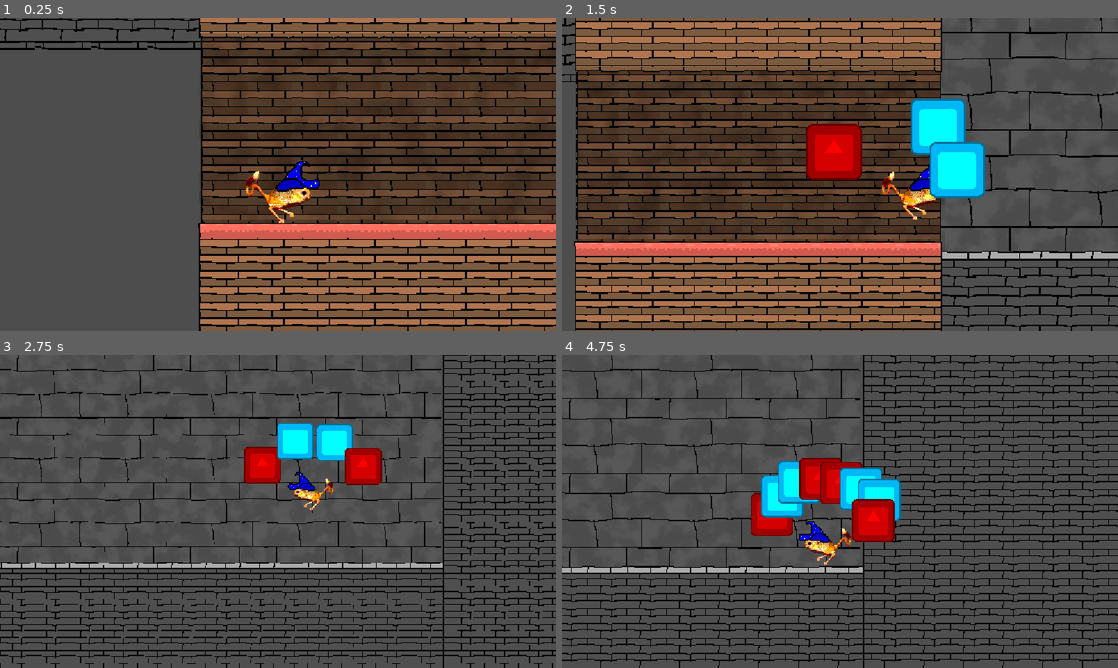
Above: before the commit, frames 1-4 (two rows, left to right).
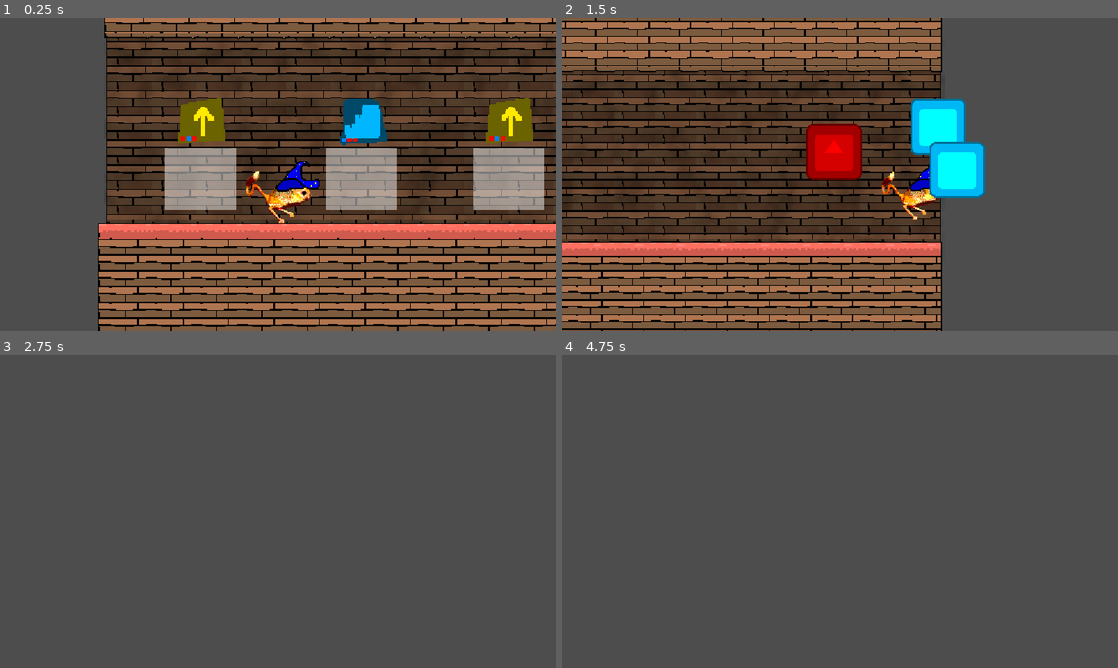
Above: after the commit, the same moments.

Repository: Kaplin86/magical-jerboa
Game: Godot game, scene res://scenes/main.tscn
Same seed, same stepped clock (60 frames per second), same inputs: the game is played once before the commit and once after it. The engine's default icon, where the game draws it, is replaced by a stand-in: a white triangle on a blue panel in a dark square.
Inputs (mouse positions are in pixels of both pictures, inside the frame that each line leads up to):
- Up to frame 1 (0.25 s): no input
- Up to frame 2 (1.5 s): tap Enter at 0.5 s; move the mouse to (962, 158) at 0.52 s; hold Right (right) from 0.53 s (still down); tap Q (a) at 0.6 s; click (962, 158) at 0.67 s; tap W (up) at 0.77, 1.07 s; tap E (b) at 0.8, 1.35 s; move the mouse to (728, 190) at 1.27 s
- Up to frame 3 (2.75 s): tap W (up) at 1.52, 1.55, 1.82, 2.1 s; move the mouse to (333, 442) at 2.02 s; release Right (right) at 2.03 s; hold Left (left) from 2.03 s (still down); tap Q (a) at 2.3 s
- Up to frame 4 (4.75 s): move the mouse to (812, 574) at 2.77 s; release Left (left) at 2.78 s; hold Right (right) 2.78-4.28 s; tap Q (a) at 2.85, 4.55 s; click (812, 574) at 2.92 s; tap W (up) at 3.02, 3.32, 3.77, 3.8, 4.07, 4.52 s; tap E (b) at 3.05, 3.6 s; move the mouse to (1006, 558) at 3.52 s; move the mouse to (673, 464) at 4.27 s; hold Left (left) from 4.28 s (still down); tap Alt at 4.35 s

The runs differ from the first frame. In frame 1, 32% of the frame differs, in the area x 0-100%, y 0-100%; in frame 2, 12%; in frame 3, 16%; in frame 4, 19%.

Commit message:
upgrade loop

Diff:
--- a/project.godot
+++ b/project.godot
@@ -14,6 +14,10 @@
 run/main_scene="uid://qncvxxlewi13"
 config/features=PackedStringArray("4.7", "Forward Plus")
 config/icon="res://icon.svg"
+
+[autoload]
+
+GlobalVars="*uid://cx5br6cijwego"
 
 [display]
 
--- a/scenes/inbetween_room.tscn
+++ b/scenes/inbetween_room.tscn
@@ -1,8 +1,11 @@
 [gd_scene format=3 uid="uid://bwocctxqtkuur"]
 
 [ext_resource type="Texture2D" uid="uid://48i25xi4mnf2" path="res://art/wood.png" id="1_hopku"]
+[ext_resource type="Script" uid="uid://pfwmukvnm1up" path="res://scripts/inbetween_room.gd" id="1_rk65x"]
 [ext_resource type="Texture2D" uid="uid://cpx5gkeslh2fr" path="res://art/carpetwood.png" id="2_8vh44"]
 [ext_resource type="Script" uid="uid://cpb23m2i0m2f8" path="res://scripts/zoomTrigger.gd" id="3_8vh44"]
+[ext_resource type="Texture2D" uid="uid://durtom8k3geb7" path="res://art/upgrade/bigboost.png" id="5_fbsnd"]
+[ext_resource type="Script" uid="uid://bqyjespqtf1po" path="res://scripts/upgradeUnlocker.gd" id="5_jriq3"]
 
 [sub_resource type="Gradient" id="Gradient_62yky"]
 offsets = PackedFloat32Array(0, 0.448, 1)
@@ -17,16 +20,24 @@
 seamless = true
 
 [sub_resource type="RectangleShape2D" id="RectangleShape2D_4kxuq"]
-size = Vector2(843.5, 431)
+size = Vector2(1055, 431)
 
 [sub_resource type="RectangleShape2D" id="RectangleShape2D_rk65x"]
 size = Vector2(43, 402)
 
-[node name="InbetweenRoom" type="Node2D" unique_id=142929678]
+[sub_resource type="RectangleShape2D" id="RectangleShape2D_mti6b"]
+size = Vector2(49, 412)
+
+[sub_resource type="RectangleShape2D" id="RectangleShape2D_mm1bc"]
+size = Vector2(173, 173)
+
+[node name="InbetweenRoom" type="Node2D" unique_id=142929678 node_paths=PackedStringArray("itemAreas")]
+script = ExtResource("1_rk65x")
+itemAreas = [NodePath("Area2D3"), NodePath("Area2D4"), NodePath("Area2D5")]
 
 [node name="NinePatchRect" type="NinePatchRect" parent="." unique_id=971323436]
 self_modulate = Color(0.6536162, 0.6536162, 0.6536162, 1)
-offset_left = -417.0
+offset_left = -619.0
 offset_top = -238.0
 offset_right = 437.0
 offset_bottom = 190.0
@@ -50,7 +61,7 @@
 stretch_mode = 1
 
 [node name="NinePatchRect2" type="NinePatchRect" parent="." unique_id=967874731]
-offset_left = -421.0
+offset_left = -635.0
 offset_top = 182.0
 offset_right = 436.0
 offset_bottom = 2509.0
@@ -64,7 +75,7 @@
 axis_stretch_vertical = 1
 
 [node name="NinePatchRect3" type="NinePatchRect" parent="." unique_id=410349252]
-offset_left = -421.0
+offset_left = -623.0
 offset_top = -2532.0
 offset_right = 436.0
 offset_bottom = -205.0
@@ -77,21 +88,24 @@
 axis_stretch_horizontal = 1
 axis_stretch_vertical = 1
 
-[node name="Marker2D" type="Marker2D" parent="." unique_id=1863257967]
+[node name="Exit" type="Marker2D" parent="." unique_id=1863257967]
 position = Vector2(427, -25)
 
+[node name="Entry" type="Marker2D" parent="." unique_id=2081034458]
+position = Vector2(-617, -25)
+
 [node name="StaticBody2D" type="StaticBody2D" parent="." unique_id=423370055]
 
 [node name="CollisionShape2D" type="CollisionShape2D" parent="StaticBody2D" unique_id=362338044]
-position = Vector2(4.25, 400.5)
+position = Vector2(-101.5, 400.5)
 shape = SubResource("RectangleShape2D_4kxuq")
 
 [node name="CollisionShape2D2" type="CollisionShape2D" parent="StaticBody2D" unique_id=644645259]
-position = Vector2(5, -429)
+position = Vector2(-95, -429)
 shape = SubResource("RectangleShape2D_4kxuq")
 
 [node name="Area2D" type="Area2D" parent="." unique_id=393896473]
-position = Vector2(-393, -16)
+position = Vector2(-609, -16)
 script = ExtResource("3_8vh44")
 zoom = 1.5
 
@@ -106,7 +120,138 @@
 [node name="CollisionShape2D" type="CollisionShape2D" parent="Area2D2" unique_id=300450775]
 shape = SubResource("RectangleShape2D_rk65x")
 
+[node name="ColorRect" type="ColorRect" parent="." unique_id=1157905201]
+offset_left = 389.0
+offset_top = -210.0
+offset_right = 429.0
+offset_bottom = 186.0
+color = Color(0.30938512, 0.30938518, 0.30938515, 1)
+
+[node name="ColorRect" type="ColorRect" parent="ColorRect" unique_id=2122950861]
+layout_mode = 0
+offset_left = 42.0
+offset_top = -946.0
+offset_right = 641.0
+offset_bottom = 1634.0
+color = Color(0, 0, 0, 1)
+
+[node name="StaticBody2D" type="StaticBody2D" parent="ColorRect" unique_id=795384678]
+
+[node name="CollisionShape2D" type="CollisionShape2D" parent="ColorRect/StaticBody2D" unique_id=1789499841]
+position = Vector2(14.5, 196)
+shape = SubResource("RectangleShape2D_mti6b")
+
+[node name="Area2D3" type="Area2D" parent="." unique_id=1834490150]
+position = Vector2(-413, 61)
+script = ExtResource("5_jriq3")
+
+[node name="CollisionShape2D" type="CollisionShape2D" parent="Area2D3" unique_id=138353706]
+position = Vector2(1, 0)
+shape = SubResource("RectangleShape2D_mm1bc")
+
+[node name="Sprite2D" type="Sprite2D" parent="Area2D3" unique_id=384508750]
+position = Vector2(4, -91)
+scale = Vector2(3.0082078, 3.0082078)
+texture = ExtResource("5_fbsnd")
+
+[node name="ColorRect" type="ColorRect" parent="Area2D3" unique_id=874258524]
+offset_left = -77.0
+offset_top = -37.0
+offset_right = 74.0
+offset_bottom = 95.0
+color = Color(1, 1, 1, 0.47843137)
+
+[node name="Area2D4" type="Area2D" parent="." unique_id=1674118213]
+position = Vector2(-72, 61)
+script = ExtResource("5_jriq3")
+upgrade = 1
+
+[node name="CollisionShape2D" type="CollisionShape2D" parent="Area2D4" unique_id=1920398761]
+position = Vector2(1, 0)
+shape = SubResource("RectangleShape2D_mm1bc")
+
+[node name="Sprite2D" type="Sprite2D" parent="Area2D4" unique_id=28585660]
+position = Vector2(4, -91)
+scale = Vector2(3.0082078, 3.0082078)
+texture = ExtResource("5_fbsnd")
+
+[node name="ColorRect" type="ColorRect" parent="Area2D4" unique_id=1342452982]
+offset_left = -77.0
+offset_top = -37.0
+offset_right = 74.0
+offset_bottom = 95.0
+color = Color(1, 1, 1, 0.47843137)
+
+[node name="Area2D5" type="Area2D" parent="." unique_id=1788875466]
+position = Vector2(241, 61)
+script = ExtResource("5_jriq3")
+
+[node name="CollisionShape2D" type="CollisionShape2D" parent="Area2D5" unique_id=313012310]
+position = Vector2(1, 0)
+shape = SubResource("RectangleShape2D_mm1bc")
+
+[node name="Sprite2D" type="Sprite2D" parent="Area2D5" unique_id=1438903522]
+position = Vector2(4, -91)
+scale = Vector2(3.0082078, 3.0082078)
+texture = ExtResource("5_fbsnd")
+
+[node name="ColorRect" type="ColorRect" parent="Area2D5" unique_id=951431009]
+offset_left = -77.0
+offset_top = -37.0
+offset_right = 74.0
+offset_bottom = 95.0
+color = Color(1, 1, 1, 0.47843137)
+
+[node name="CanvasLayer" type="CanvasLayer" parent="." unique_id=529407810]
+
+[node name="Name" type="Label" parent="CanvasLayer" unique_id=1739634364]
+anchors_preset = 14
+anchor_top = 0.5
+anchor_right = 1.0
+anchor_bottom = 0.5
+offset_top = -266.0
+offset_bottom = -243.0
+grow_horizontal = 2
+grow_vertical = 2
+theme_override_colors/font_color = Color(1, 1, 1, 1)
+theme_override_colors/font_outline_color = Color(0, 0, 0, 1)
+theme_override_constants/outline_size = 18
+theme_override_font_sizes/font_size = 64
+text = "Stairwell"
+horizontal_alignment = 1
+
+[node name="Desc" type="Label" parent="CanvasLayer" unique_id=539568079]
+anchors_preset = 14
+anchor_top = 0.5
+anchor_right = 1.0
+anchor_bottom = 0.5
+offset_top = -216.0
+offset_bottom = -171.0
+grow_horizontal = 2
+grow_vertical = 2
+theme_override_colors/font_outline_color = Color(0, 0, 0, 1)
+theme_override_constants/outline_size = 18
+theme_override_font_sizes/font_size = 32
+text = "[A,B,A] Propels you high into the air!"
+horizontal_alignment = 1
+
+[node name="ToGet" type="Label" parent="CanvasLayer" unique_id=127547440]
+anchors_preset = 14
+anchor_top = 0.5
+anchor_right = 1.0
+anchor_bottom = 0.5
+offset_top = -164.0
+offset_bottom = -141.0
+grow_horizontal = 2
+grow_vertical = 2
+theme_override_constants/outline_size = 18
+text = "Press [UP] to get"
+horizontal_alignment = 1
+
 [connection signal="area_entered" from="Area2D" to="Area2D" method="_on_area_entered"]
 [connection signal="body_entered" from="Area2D" to="Area2D" method="_on_body_entered"]
 [connection signal="area_entered" from="Area2D2" to="Area2D2" method="_on_area_entered"]
 [connection signal="body_entered" from="Area2D2" to="Area2D2" method="_on_body_entered"]
+[connection signal="chosen" from="Area2D3" to="." method="_onchosen"]
+[connection signal="chosen" from="Area2D4" to="." method="_onchosen"]
+[connection signal="chosen" from="Area2D5" to="." method="_onchosen"]
--- a/scenes/main.tscn
+++ b/scenes/main.tscn
@@ -1,20 +1,18 @@
 [gd_scene format=3 uid="uid://qncvxxlewi13"]
 
-[ext_resource type="PackedScene" uid="uid://bihvc4rrlp2ua" path="res://scenes/rooms/bigJumpRoomOne.tscn" id="1_o5qli"]
 [ext_resource type="PackedScene" uid="uid://djpj3uvtlnmfa" path="res://scenes/player/jerboa.tscn" id="2_sugp2"]
 [ext_resource type="Script" uid="uid://vymndjqb0srr" path="res://scripts/spellManager.gd" id="3_jyhfs"]
 [ext_resource type="PackedScene" uid="uid://bwocctxqtkuur" path="res://scenes/inbetween_room.tscn" id="4_jyhfs"]
 
 [node name="Node2D" type="Node2D" unique_id=1805573875]
 
-[node name="BigJumpRoom" parent="." unique_id=684584116 instance=ExtResource("1_o5qli")]
-position = Vector2(879, 539)
-
 [node name="InbetweenRoom" parent="." unique_id=142929678 instance=ExtResource("4_jyhfs")]
 position = Vector2(-411, 427)
 
 [node name="CharacterBody2D" parent="." unique_id=587312162 instance=ExtResource("2_sugp2")]
 position = Vector2(-661, 433)
+collision_layer = 3
+collision_mask = 3
 
 [node name="Node2D" type="Node2D" parent="." unique_id=173448424 node_paths=PackedStringArray("jerboa")]
 position = Vector2(-661, 433)
--- a/scenes/rooms/bigJumpRoomOne.tscn
+++ b/scenes/rooms/bigJumpRoomOne.tscn
@@ -2,6 +2,7 @@
 
 [ext_resource type="Texture2D" uid="uid://ct0vgv2anombl" path="res://art/graybricks.png" id="1_jrf43"]
 [ext_resource type="Texture2D" uid="uid://bxfxagedwy05l" path="res://art/ninceslice.png" id="2_y45pq"]
+[ext_resource type="Texture2D" uid="uid://bca067w7tmdgu" path="res://art/oneway.png" id="3_38p6l"]
 [ext_resource type="Script" uid="uid://cpb23m2i0m2f8" path="res://scripts/zoomTrigger.gd" id="3_r2y5t"]
 
 [sub_resource type="Gradient" id="Gradient_r2y5t"]
@@ -16,11 +17,17 @@
 color_ramp = SubResource("Gradient_r2y5t")
 seamless = true
 
+[sub_resource type="RectangleShape2D" id="RectangleShape2D_mm1bc"]
+size = Vector2(807, 116)
+
 [sub_resource type="RectangleShape2D" id="RectangleShape2D_4kxuq"]
 size = Vector2(1802, 658)
 
+[sub_resource type="RectangleShape2D" id="RectangleShape2D_38p6l"]
+size = Vector2(6416, 3450)
+
 [sub_resource type="RectangleShape2D" id="RectangleShape2D_y45pq"]
-size = Vector2(1802, 4413)
+size = Vector2(1802, 3132)
 
 [sub_resource type="RectangleShape2D" id="RectangleShape2D_r2y5t"]
 size = Vector2(1802, 3350.5)
@@ -32,8 +39,8 @@
 
 [node name="Graybricks" type="TextureRect" parent="." unique_id=904852811]
 offset_left = -893.0
-offset_top = -3323.0
-offset_right = 898.0
+offset_top = -3673.0
+offset_right = 2697.0
 offset_bottom = 107.0
 texture = ExtResource("1_jrf43")
 stretch_mode = 1
@@ -51,6 +58,9 @@
 [node name="EntrancePoint" type="Marker2D" parent="." unique_id=294045691]
 position = Vector2(-862, -137)
 
+[node name="ExitPoint" type="Marker2D" parent="." unique_id=599026815]
+position = Vector2(2675, -2601)
+
 [node name="NinePatchRect" type="NinePatchRect" parent="." unique_id=1687841112]
 offset_left = -897.0
 offset_top = 93.0
@@ -67,7 +77,7 @@
 
 [node name="NinePatchRect2" type="NinePatchRect" parent="." unique_id=178422450]
 offset_left = 905.0
-offset_top = -3654.0
+offset_top = -2378.0
 offset_right = 2702.0
 offset_bottom = 745.0
 texture = ExtResource("2_y45pq")
@@ -78,6 +88,121 @@
 patch_margin_bottom = 23
 axis_stretch_horizontal = 1
 axis_stretch_vertical = 1
+
+[node name="NinePatchRect4" type="NinePatchRect" parent="." unique_id=1962602342]
+offset_left = 97.0
+offset_top = -436.0
+offset_right = 902.0
+offset_bottom = -325.0
+texture = ExtResource("3_38p6l")
+region_rect = Rect2(2.78, 1.113, 134.75, 95.603)
+patch_margin_left = 10
+patch_margin_top = 28
+patch_margin_right = 6
+patch_margin_bottom = 23
+axis_stretch_horizontal = 1
+axis_stretch_vertical = 1
+
+[node name="StaticBody2D" type="StaticBody2D" parent="NinePatchRect4" unique_id=984381141]
+collision_layer = 2
+collision_mask = 2
+
+[node name="CollisionShape2D" type="CollisionShape2D" parent="NinePatchRect4/StaticBody2D" unique_id=93391548]
+position = Vector2(404.5, 57)
+shape = SubResource("RectangleShape2D_mm1bc")
+one_way_collision = true
+
+[node name="NinePatchRect7" type="NinePatchRect" parent="." unique_id=422122341]
+offset_left = -408.0
+offset_top = -1902.0
+offset_right = 397.0
+offset_bottom = -1791.0
+texture = ExtResource("3_38p6l")
+region_rect = Rect2(2.78, 1.113, 134.75, 95.603)
+patch_margin_left = 10
+patch_margin_top = 28
+patch_margin_right = 6
+patch_margin_bottom = 23
+axis_stretch_horizontal = 1
+axis_stretch_vertical = 1
+
+[node name="StaticBody2D" type="StaticBody2D" parent="NinePatchRect7" unique_id=1368654339]
+collision_layer = 2
+collision_mask = 2
+
+[node name="CollisionShape2D" type="CollisionShape2D" parent="NinePatchRect7/StaticBody2D" unique_id=463140023]
+position = Vector2(404.5, 57)
+shape = SubResource("RectangleShape2D_mm1bc")
+one_way_collision = true
+
+[node name="NinePatchRect8" type="NinePatchRect" parent="." unique_id=1263950982]
+offset_left = 97.0
+offset_top = -2380.0
+offset_right = 902.0
+offset_bottom = -2269.0
+texture = ExtResource("3_38p6l")
+region_rect = Rect2(2.78, 1.113, 134.75, 95.603)
+patch_margin_left = 10
+patch_margin_top = 28
+patch_margin_right = 6
+patch_margin_bottom = 23
+axis_stretch_horizontal = 1
+axis_stretch_vertical = 1
+
+[node name="StaticBody2D" type="StaticBody2D" parent="NinePatchRect8" unique_id=2091954434]
+collision_layer = 2
+collision_mask = 2
+
+[node name="CollisionShape2D" type="CollisionShape2D" parent="NinePatchRect8/StaticBody2D" unique_id=406583460]
+position = Vector2(404.5, 57)
+shape = SubResource("RectangleShape2D_mm1bc")
+one_way_collision = true
+
+[node name="NinePatchRect5" type="NinePatchRect" parent="." unique_id=374718561]
+offset_left = -419.0
+offset_top = -907.0
+offset_right = 386.0
+offset_bottom = -796.0
+texture = ExtResource("3_38p6l")
+region_rect = Rect2(2.78, 1.113, 134.75, 95.603)
+patch_margin_left = 10
+patch_margin_top = 28
+patch_margin_right = 6
+patch_margin_bottom = 23
+axis_stretch_horizontal = 1
+axis_stretch_vertical = 1
+
+[node name="StaticBody2D" type="StaticBody2D" parent="NinePatchRect5" unique_id=1751829101]
+collision_layer = 2
+collision_mask = 2
+
+[node name="CollisionShape2D" type="CollisionShape2D" parent="NinePatchRect5/StaticBody2D" unique_id=673014861]
+position = Vector2(404.5, 57)
+shape = SubResource("RectangleShape2D_mm1bc")
+one_way_collision = true
+
+[node name="NinePatchRect6" type="NinePatchRect" parent="." unique_id=432441694]
+offset_left = -874.0
+offset_top = -1375.0
+offset_right = -69.0
+offset_bottom = -1264.0
+texture = ExtResource("3_38p6l")
+region_rect = Rect2(2.78, 1.113, 134.75, 95.603)
+patch_margin_left = 10
+patch_margin_top = 28
+patch_margin_right = 6
+patch_margin_bottom = 23
+axis_stretch_horizontal = 1
+axis_stretch_vertical = 1
+
+[node name="StaticBody2D" type="StaticBody2D" parent="NinePatchRect6" unique_id=945775425]
+collision_layer = 2
+collision_mask = 2
+
+[node name="CollisionShape2D" type="CollisionShape2D" parent="NinePatchRect6/StaticBody2D" unique_id=600649713]
+position = Vector2(404.5, 57)
+shape = SubResource("RectangleShape2D_mm1bc")
+one_way_collision = true
 
 [node name="NinePatchRect3" type="NinePatchRect" parent="." unique_id=4435852]
 offset_left = -2659.0
@@ -93,14 +218,32 @@
 axis_stretch_horizontal = 1
 axis_stretch_vertical = 1
 
+[node name="NinePatchRect9" type="NinePatchRect" parent="." unique_id=691860605]
+offset_left = -2659.0
+offset_top = -6498.0
+offset_right = 3523.0
+offset_bottom = -3139.0
+texture = ExtResource("2_y45pq")
+region_rect = Rect2(2.78, 1.113, 134.75, 95.603)
+patch_margin_left = 10
+patch_margin_top = 28
+patch_margin_right = 6
+patch_margin_bottom = 23
+axis_stretch_horizontal = 1
+axis_stretch_vertical = 1
+
 [node name="StaticBody2D" type="StaticBody2D" parent="." unique_id=1998722628]
 
 [node name="CollisionShape2D" type="CollisionShape2D" parent="StaticBody2D" unique_id=120906191]
 position = Vector2(11, 419)
 shape = SubResource("RectangleShape2D_4kxuq")
 
+[node name="CollisionShape2D4" type="CollisionShape2D" parent="StaticBody2D" unique_id=33366485]
+position = Vector2(456, -4831)
+shape = SubResource("RectangleShape2D_38p6l")
+
 [node name="CollisionShape2D2" type="CollisionShape2D" parent="StaticBody2D" unique_id=961349340]
-position = Vector2(1801, -1450.5)
+position = Vector2(1801, -810)
 shape = SubResource("RectangleShape2D_y45pq")
 
 [node name="CollisionShape2D3" type="CollisionShape2D" parent="StaticBody2D" unique_id=1158761562]
--- /dev/null
+++ b/scripts/globalVars.gd
@@ -0,0 +1,37 @@
+extends Node
+
+var currentJerboa : JerboaPlayer = null
+
+var Spells = {}
+
+var unlockedSpells = []
+
+var SpellSource = [
+	{"name":"Super Jump",
+	"desc":"[A,B,A] Propels you high into the air!",
+	"code" : [0,1,0],
+	"texture": preload("res://art/upgrade/bigboost.png"),
+	 "scene":  preload("res://scenes/spells/superjump.tscn")},
+	{"name":"Stairway Creation",
+	"texture":preload("res://art/upgrade/stair.png"),
+	"desc":"[B,A,A] Creates a stairway infront of you", "code" : [1,0,0], "scene" : preload("res://scenes/spells/stairwaycreation.tscn")}
+
+]
+
+var rooms = [
+	{"neededSpells":[[0,1,0]],"path":"res://scenes/rooms/bigJumpRoomOne.tscn"}
+]
+
+func _ready() -> void:
+	for I in SpellSource:
+		Spells[I["code"]] = I["scene"]
+
+func getValidRooms() -> Array[int]:
+	var roomsWow : Array[int] = []
+	for I in rooms:
+		var valid = true
+		for C in I["neededSpells"]:
+			if not C in unlockedSpells:
+				valid = false
+		if valid: roomsWow.append(rooms.find(I))
+	return roomsWow
--- /dev/null
+++ b/scripts/inbetween_room.gd
@@ -0,0 +1,40 @@
+extends Node2D
+
+@export var itemAreas : Array[UpgradeUnlockers] = []
+
+func _process(delta: float) -> void:
+	var hovering = false
+	for I in itemAreas:
+		if is_instance_valid(I):
+			if I.hovering:
+				hovering = I
+
+	if hovering:
+		if hovering is UpgradeUnlockers:
+			$CanvasLayer/ToGet.text = "Press [UP] to get"
+			$CanvasLayer/Name.text = GlobalVars.SpellSource[hovering.upgrade]["name"]
+			$CanvasLayer/Desc.text = GlobalVars.SpellSource[hovering.upgrade]["desc"]
+	else:
+		$CanvasLayer/Name.text = ""
+		$CanvasLayer/Desc.text = ""
+		$CanvasLayer/ToGet.text = ""
+
+
+func _onchosen(upgrade : int) -> void:
+	for I in itemAreas:
+		I.queue_free()
+	GlobalVars.unlockedSpells.append(GlobalVars.SpellSource[upgrade]["code"])
+	#print(GlobalVars.unlockedSpells)
+
+	var chosenRoom = GlobalVars.getValidRooms().pick_random()
+	if chosenRoom != null:
+
+		var node = load(GlobalVars.rooms[chosenRoom]["path"]).instantiate()
+		add_child(node)
+		node.global_position = $Exit.global_position - node.find_child("EntrancePoint").position
+
+		var newInbetween = load("res://scenes/inbetween_room.tscn").instantiate()
+		add_child(newInbetween)
+		newInbetween.global_position = node.find_child("ExitPoint").global_position - newInbetween.find_child("Entry").position
+
+	$ColorRect.queue_free()
--- a/scripts/spellManager.gd
+++ b/scripts/spellManager.gd
@@ -9,10 +9,7 @@
 
 @export var jerboa : JerboaPlayer
 
-var Spells = {
-	[0,1,0] : preload("res://scenes/spells/superjump.tscn"),
-	[1,0,0] : preload("res://scenes/spells/stairwaycreation.tscn"),
-}
+
 
 func _process(delta: float) -> void:
 	dt += delta
@@ -23,12 +20,12 @@
 			inputStream.append(1)
 
 	if Input.is_action_just_pressed("down") and inputStream.size() > 0:
-		if Spells.get(inputStream,null):
-			var new = Spells.get(inputStream).instantiate()
-			new.jerboa = jerboa
-			add_sibling(new)
+		if GlobalVars.Spells.get(inputStream,null):
+			if GlobalVars.unlockedSpells.has(inputStream):
+				var new = GlobalVars.Spells.get(inputStream).instantiate()
+				new.jerboa = jerboa
+				add_sibling(new)
 
-		print("cast")
 		inputStream.clear()
 		for I in get_children(): I.queue_free()
 
--- /dev/null
+++ b/scripts/upgradeUnlocker.gd
@@ -0,0 +1,21 @@
+extends Area2D
+class_name UpgradeUnlockers
+
+@export var upgrade : int = 0
+
+signal chosen(thegrade : int)
+
+var hovering = false
+
+func _process(delta: float) -> void:
+	hovering = false
+	for I in get_overlapping_bodies():
+		if I is JerboaPlayer:
+			hovering = true
+
+	if Input.is_action_just_pressed("up"):
+		for I in get_overlapping_bodies():
+			chosen.emit(upgrade)
+
+func _ready() -> void:
+	$Sprite2D.texture = GlobalVars.SpellSource[upgrade].get("texture",null)
Binary file added: art/upgrade/bigboost.png
Not shown, added: art/upgrade/bigboost.png.import
Binary file added: art/upgrade/stair.png
Not shown, added: art/upgrade/stair.png.import
Not shown, added: scripts/globalVars.gd.uid
Not shown, added: scripts/inbetween_room.gd.uid
Not shown, added: scripts/upgradeUnlocker.gd.uid
Not shown, added: scenes/inbetween_room.tscn14779238911.tmp
Not shown, added: scenes/inbetween_room.tscn14809277260.tmp
